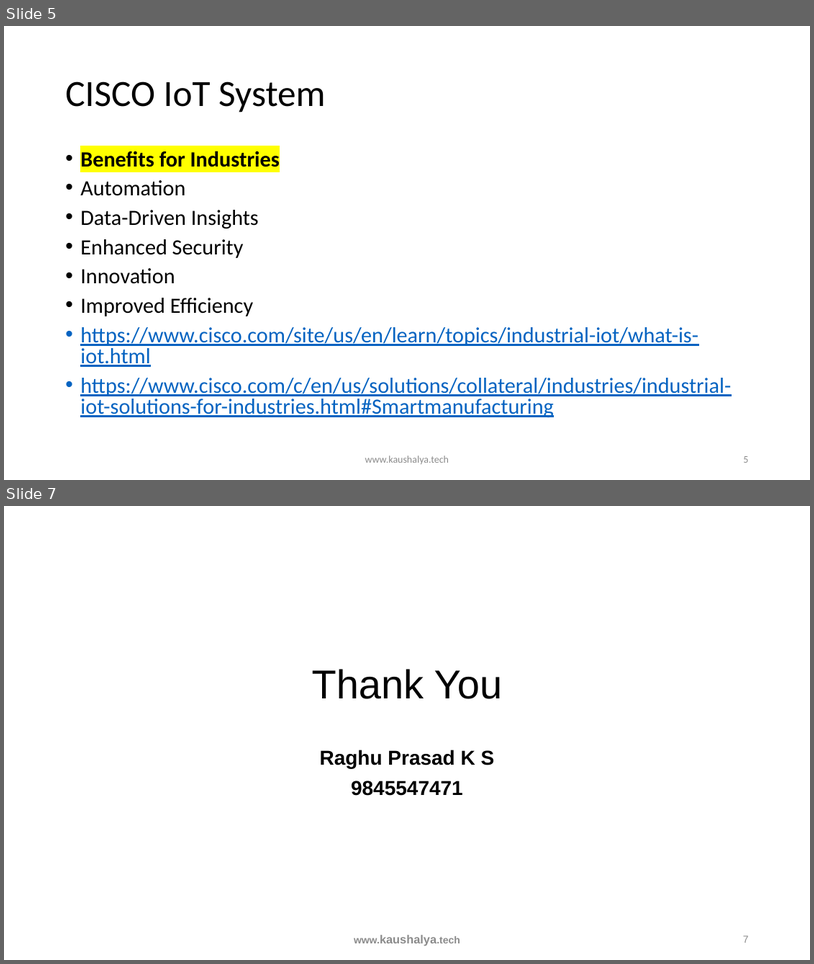
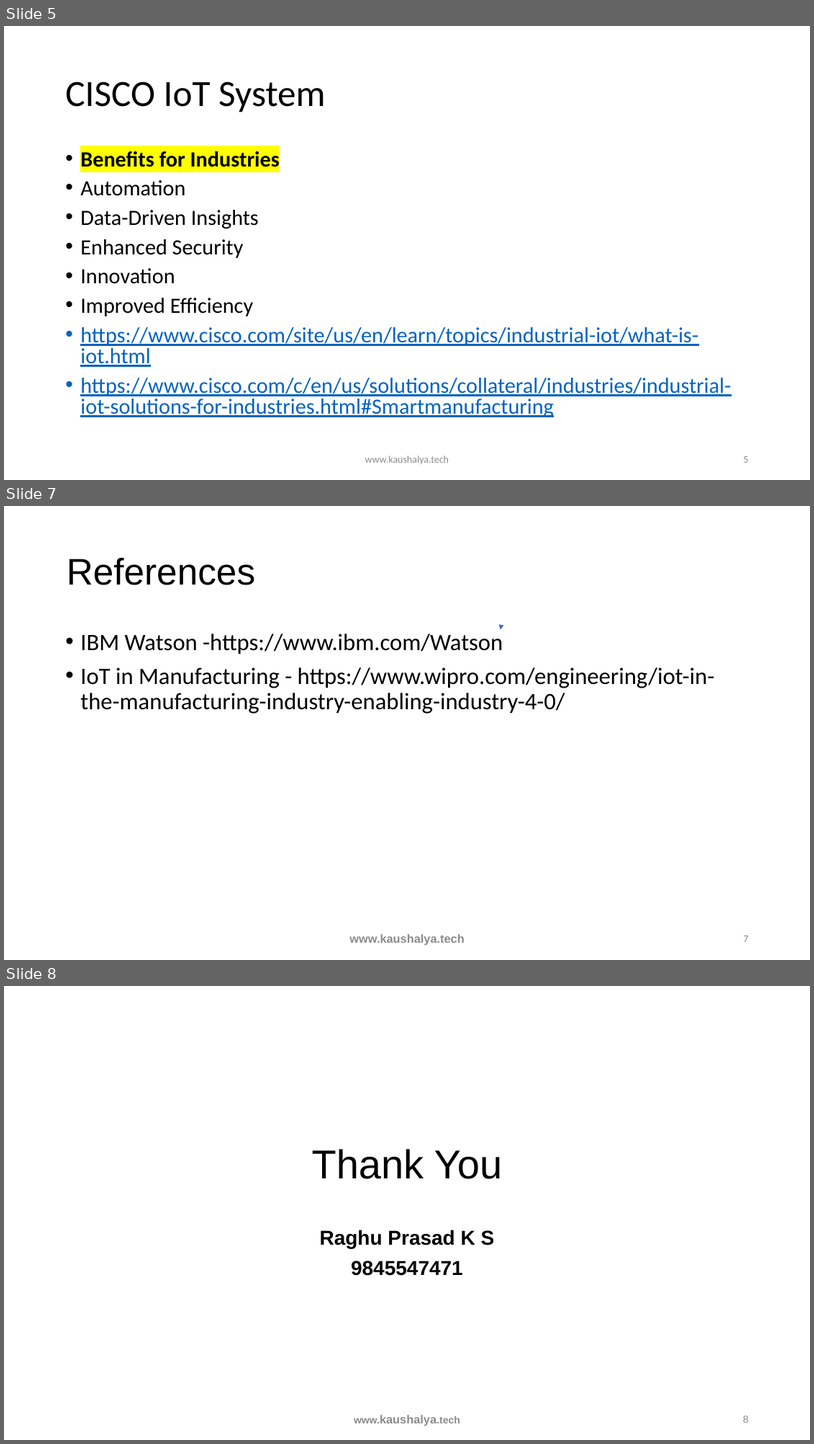
Before and after one commit to raghuprasadks/iot-sep-2025, a slide deck: presentation/IOT-Unit5-CaseStudies.pptx. Shown one above the other, each under a label of ours: slides 5 and 7 before the commit, slides 5, 7 and 8 after it; the slides between them are not shown. The pictures are 814x964 and 814x1444 pixels, drawn with LibreOffice and Linux fonts; fonts in the diff are those of the drawing. Boxes give left, top, right and bottom in pixels: in the first picture for what was removed or moved away, otherwise in the second. Text is boxed around its words. In the diff, an @@ line names an element or a change of style, - is before the commit and + after.

```diff
--- a/presentation/IOT-Unit5-CaseStudies.pptx
+++ b/presentation/IOT-Unit5-CaseStudies.pptx
@@ slide 7 added at (4,506,810,960), background #FFFFFF @@
@@ title added at (67,558,255,585), 44 pt, text #000000 @@
+References
@@ text added at (80,633,715,713), 28 pt, text #000000 @@
+• IBM Watson -https://www.ibm.com/Watson
+• IoT in Manufacturing - https://www.wipro.com/engineering/iot-in-the-manufacturing-industry-enabling-industry-4-0/
@@ arrow added from (502, 629) to (501, 630), #4472C4 0.5 pt @@
@@ text added at (350,934,464,945), 14 pt, text #8C8C8C, bold @@
+www.kaushalya.tech
@@ page number added at (743,935,748,942), 12 pt, text #8C8C8C @@
+7
@@ what was slide 7 is now slide 8 @@
@@ page number at (743,1415,749,1422): text changed @@
-7
+8
```
Also in this commit, not shown: 1 slide changed, 3 other files.
